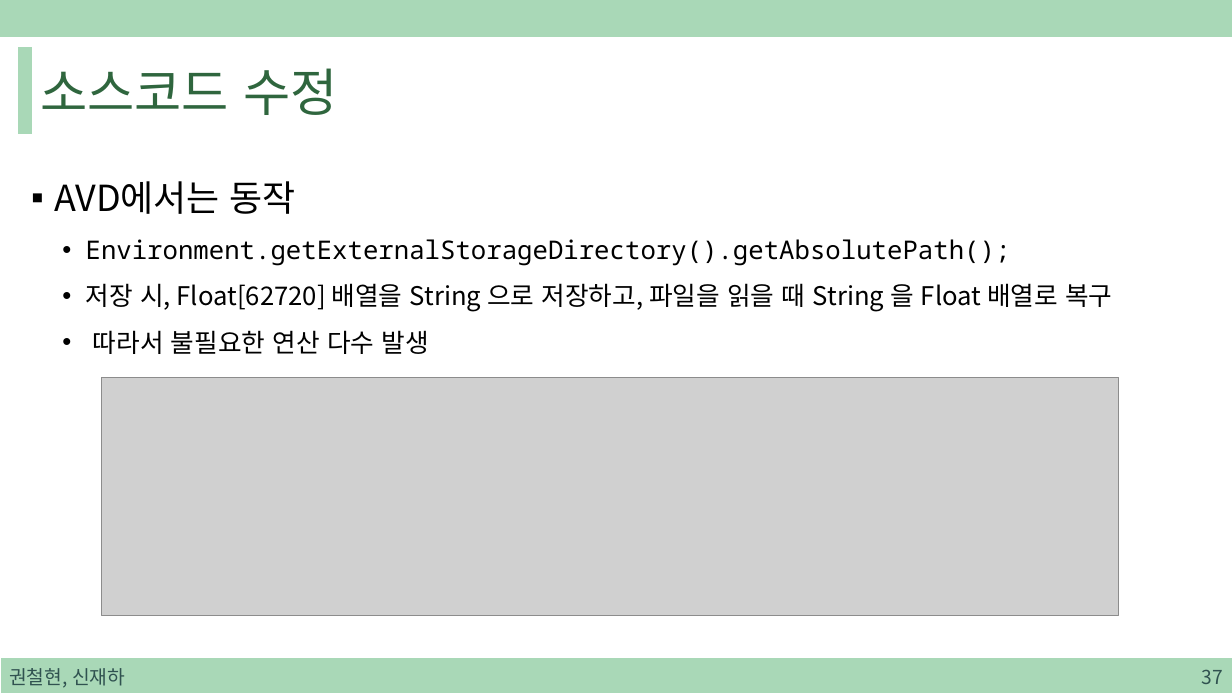
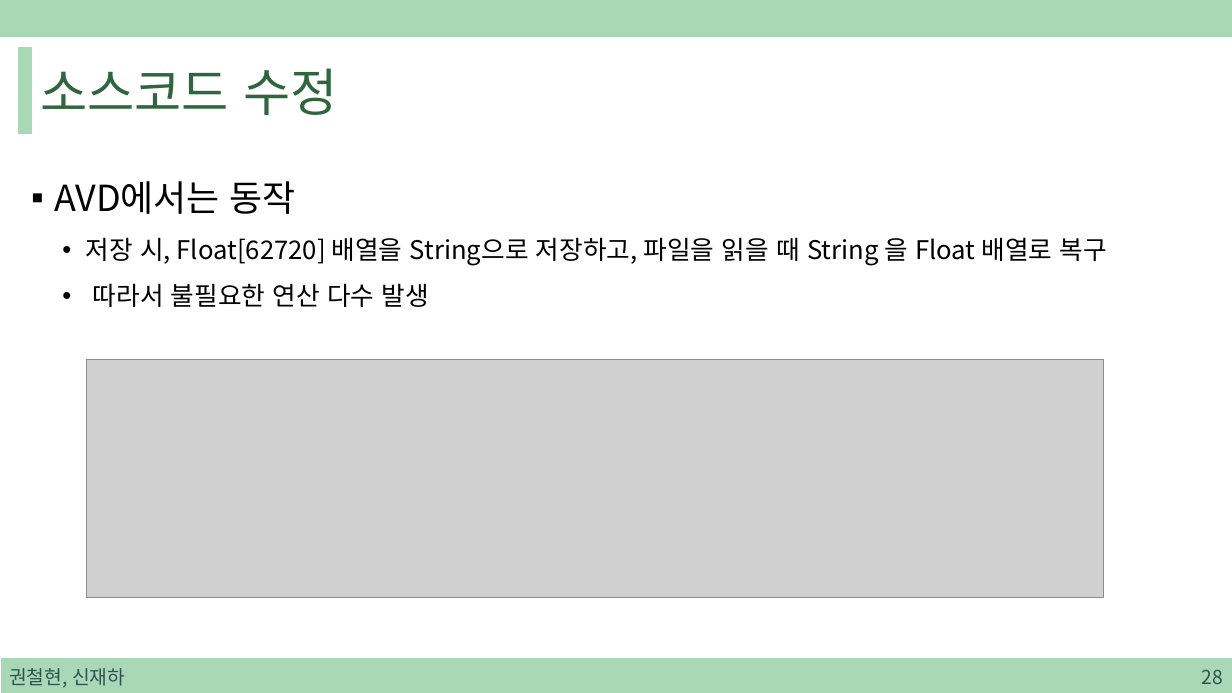
Before and after one commit to sjh4287/capston, a slide deck: slide 28 of 2022.01.21/On-Device Training.pptx (slide 37 before the commit). Drawn at 1232x693 pixels with LibreOffice and Linux fonts; fonts in the diff are those of the drawing; grey boxes stand for pictures. Boxes give left, top, right and bottom in pixels: in the first picture for what was removed or moved away, otherwise in the second. Text is boxed around its words. In the diff, an @@ line names an element or a change of style, - is before the commit and + after.

Commit message:
ppt

```diff
--- a/2022.01.21/On-Device Training.pptx
+++ b/2022.01.21/On-Device Training.pptx
@@ text at bbox=[86, 237, 1107, 266]: text changed; font Noto Sans Mono to Noto Sans CJK KR @@
-  • Environment.getExternalStorageDirectory().getAbsolutePath();
-  • 저장 시, Float[62720] 배열을 String 으로 저장하고, 파일을 읽을 때 String 을 Float 배열로 복구
+  • 저장 시, Float[62720] 배열을 String으로 저장하고, 파일을 읽을 때 String 을 Float 배열로 복구
@@ picture: place and size @@
-picture at bbox=[102, 377, 1119, 616]
+picture at bbox=[87, 360, 1104, 598]
@@ page number at bbox=[1201, 669, 1222, 684]: text changed @@
-37
+28
```
Also in this commit, not shown: 22 other slides changed, 8 slides removed.
